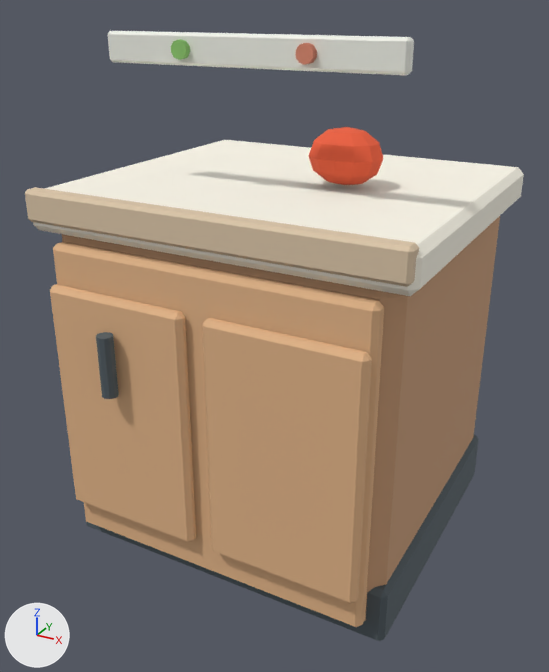
Renders of the Blender file assets/blender/equipment/kitchen_equipment.blend from each side of a commit.
One viewpoint serves both versions: a 50 mm lens placed at (1.035, -1.994, 1.662), pointed at (-0.007, -0.099, 0.714). Every picture has the same lights, and +X, +Y and +Z are marked at lower left. The older version comes first. The same objects are shown in both versions, whatever each file hides.

Script lines for the objects in view, before the commit:
```python
me_cube_269 = bpy.data.meshes.new('Cube.269')
me_cube_269.from_pydata(...)  # a box spanning x -0.555..0.555, y -0.025..0.025, z -0.045..0.045
me_cube_269.materials.append(mat_bb_cream_shadow)  # beige #ddc7aa
me_cube_278 = bpy.data.meshes.new('Cube.278')
me_cube_278.from_pydata(...)  # a box spanning x -0.225..0.225, y -0.02..0.02, z -0.36..0.36
me_cube_278.materials.append(mat_bb_wood_light)  # beige #e2b589
ob_a8_coffee_machine_countertop_edge = bpy.data.objects.new('a8_coffee_machine:countertop-edge', me_cube_269)
ob_a8_coffee_machine_countertop_edge.parent = ob_a8_coffee_machine_root
ob_a8_coffee_machine_countertop_edge.location = (0.0, -0.5, 1.15)
_m = ob_a8_coffee_machine_countertop_edge.modifiers.new('Pixel bevel', 'BEVEL')
_m.width = 0.01
_m.width_pct = 0.01
ob_a8_coffee_machine_door_0 = bpy.data.objects.new('a8_coffee_machine:door:0', me_cube_278)
ob_a8_coffee_machine_door_0.parent = ob_a8_coffee_machine_root
ob_a8_coffee_machine_door_0.location = (-0.255, -0.535, 0.58)
_m = ob_a8_coffee_machine_door_0.modifiers.new('Pixel bevel', 'BEVEL')
_m.width = 0.014
_m.width_pct = 0.014
ob_a8_coffee_machine_root = bpy.data.objects.new('a8_coffee_machine:root', None)
ob_a8_coffee_machine_root.location = (0.0, 0.0, 0.0)
ob_a8_coffee_machine_root.hide_render = True
# also in view: 'a8_coffee_machine:door-handle:0' at (-0.255, -0.585, 0.76); 'a8_coffee_machine:control-strip' at (0.0, -0.257, 1.55); 'a8_coffee_machine:countertop' at (0.0, 0.0, 1.13); 'a8_coffee_machine:cabinet-front' at (0.0, -0.495, 0.58); 'a8_coffee_machine:cabinet' at (0.0, 0.0, 0.58)
```
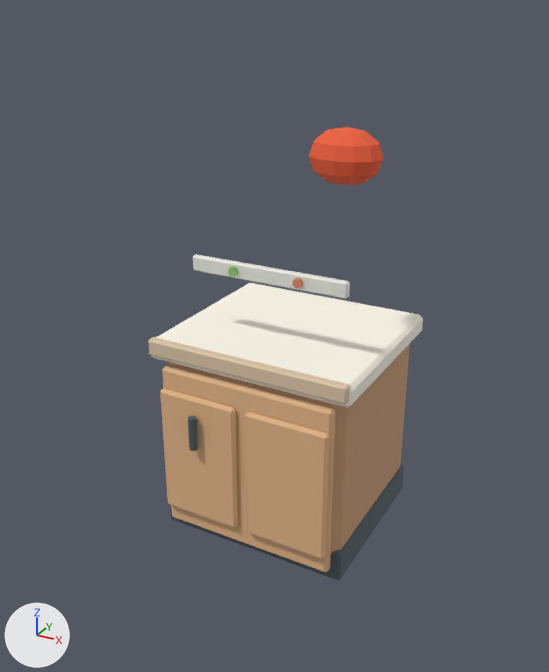
ob_a8_coffee_machine_root is not drawn itself; it is the parent of ob_a8_coffee_machine_cabinet, ob_a8_coffee_machine_cabinet_front, ob_a8_coffee_machine_countertop, ob_a8_coffee_machine_countertop_edge, ob_a8_coffee_machine_bottom_plinth, ob_a8_coffee_machine_espresso_body, ob_a8_coffee_machine_espresso_top, ob_a8_coffee_machine_espresso_front.

Where the newer file only moved an object's origin or applied its transform, the numbers keep the older frame.

Location of each change, (x1, y1, x2, y2) in pixels of the pictures (549 x 672 px):
'a8_coffee_machine:countertop', rescaled (45% narrower, 20% shorter)
    before: (33, 140, 524, 296)
    after: (151, 283, 423, 408)
'a8_coffee_machine:door:1', rescaled (50% narrower, 48% shorter)
    before: (202, 318, 372, 603)
    after: (245, 412, 330, 559)
'a8_coffee_machine:cabinet', rescaled
    before: (62, 216, 500, 621)
    after: (165, 344, 410, 562)
'a8_coffee_machine:cabinet-front', rescaled (48% narrower, 46% shorter)
    before: (53, 242, 384, 627)
    after: (162, 366, 335, 572)
'a8_coffee_machine:door:0', rescaled (46% narrower, 46% shorter)
    before: (50, 284, 196, 542)
    after: (160, 388, 238, 528)
'a8_coffee_machine:countertop-edge', rescaled (48% narrower, 33% shorter)
    before: (25, 187, 419, 287)
    after: (148, 337, 351, 404)
'a8_coffee_machine:control-strip', rescaled (49% narrower)
    before: (108, 31, 414, 75)
    after: (193, 254, 350, 299)
'a8_coffee_machine:bottom-plinth', rescaled (40% narrower, 43% shorter)
    before: (86, 435, 479, 641)
    after: (170, 464, 404, 580)
'a8_coffee_machine:door-handle:0', rescaled (54% narrower, 47% shorter)
    before: (96, 332, 119, 399)
    after: (188, 416, 198, 451)
'a8_coffee_machine:control:1', rescaled (50% narrower, 52% shorter)
    before: (296, 43, 317, 65)
    after: (293, 278, 303, 288)
'a8_coffee_machine:control:0', rescaled (45% narrower, 50% shorter)
    before: (171, 39, 190, 60)
    after: (228, 266, 238, 276)

Edits to the bpy script that builds the scene:
```text
Change ob_a8_coffee_machine_root:
    ob_a8_coffee_machine_root.scale: (1.0, 1.0, 1.0) -> (0.6, 0.6, 0.6)
```
